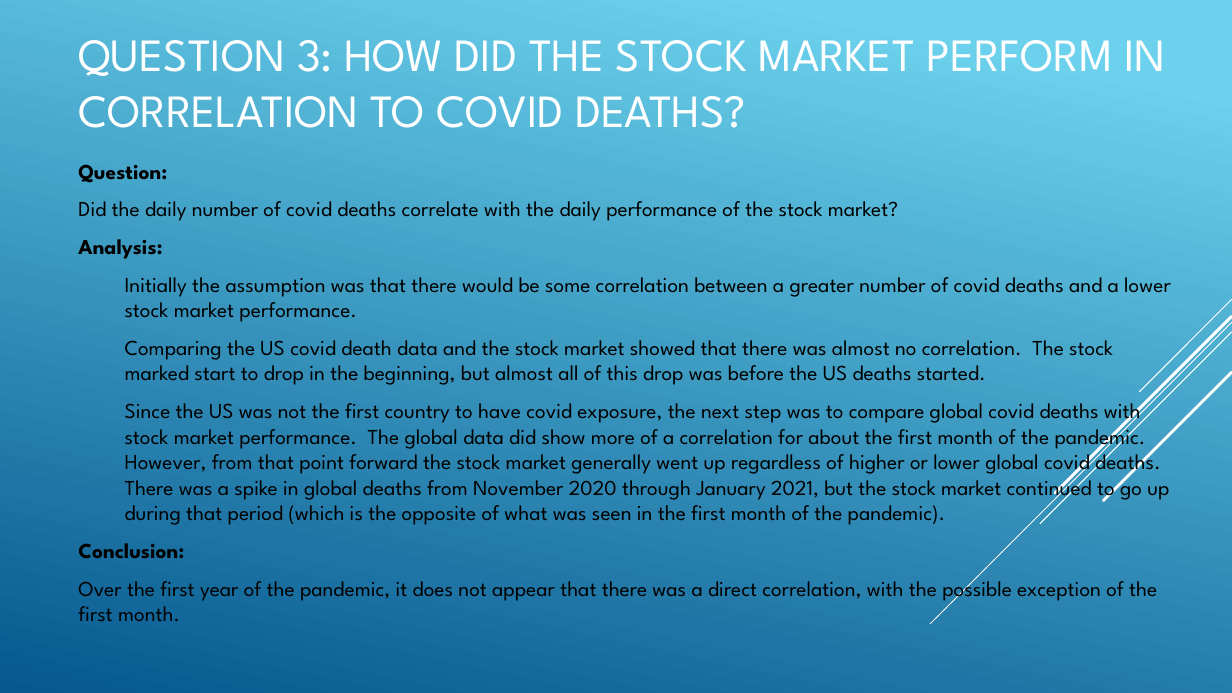
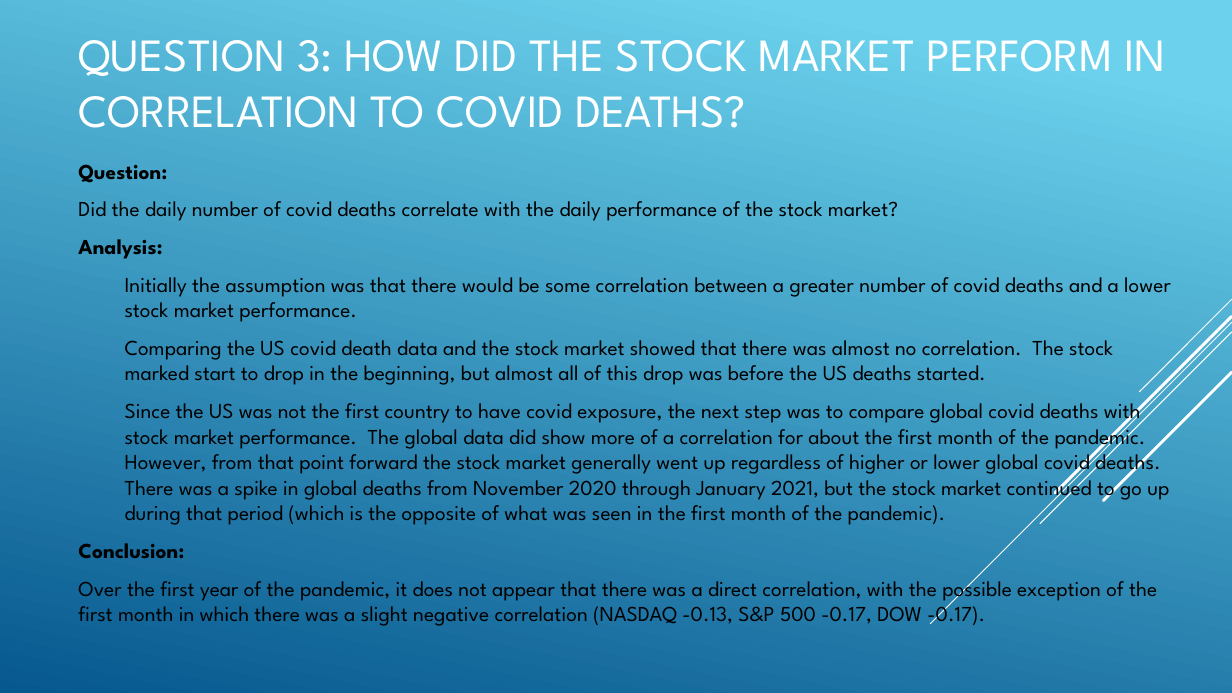
Before and after one commit to Bandelero/Covids-Effect-on-the-Stock-Market, a slide deck: slide 9 of Project1.pptx. Drawn at 1232x693 pixels with LibreOffice and Linux fonts; fonts in the diff are those of the drawing. Boxes give left, top, right and bottom in pixels: in the first picture for what was removed or moved away, otherwise in the second. Text is boxed around its words. In the diff, an @@ line names an element or a change of style, - is before the commit and + after.

Commit message:
updated ppt again for question 3 conclusion

```diff
--- a/Project1.pptx
+++ b/Project1.pptx
@@ text at (78,575,1157,626): text changed @@
-Over the first year of the pandemic, it does not appear that there was a direct correlation, with the possible exception of the first month.
+Over the first year of the pandemic, it does not appear that there was a direct correlation, with the possible exception of the first month in which there was a slight negative correlation (NASDAQ -0.13, S&P 500 -0.17, DOW -0.17).
```
